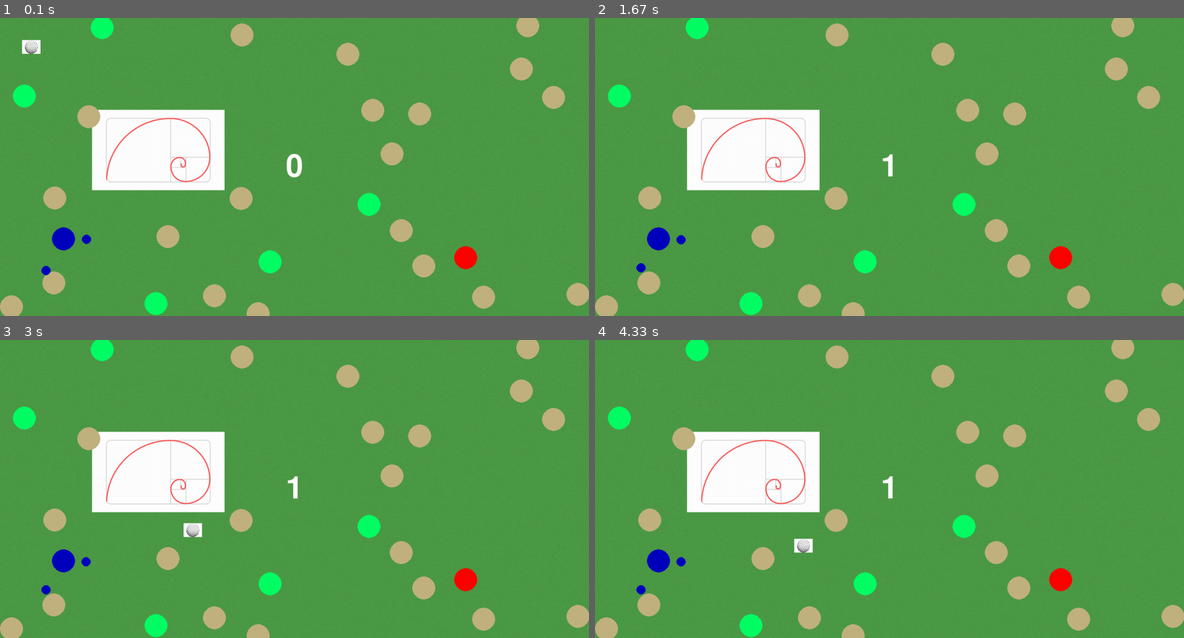
Above: before the commit, frames 1-4 (two rows, left to right).
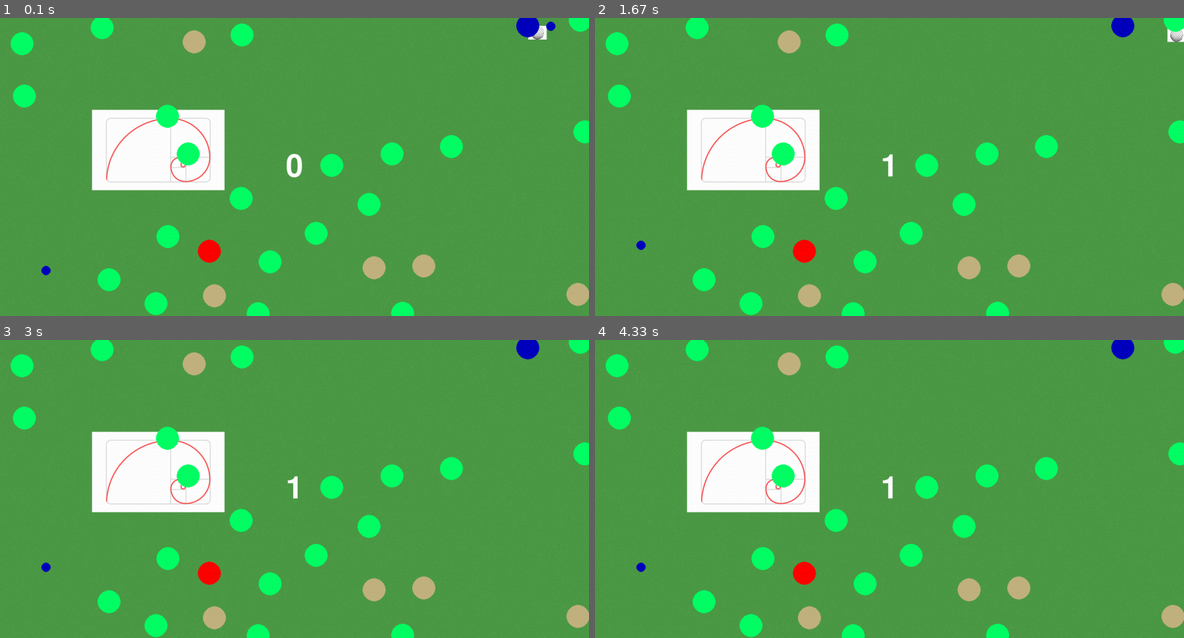
Above: after the commit, the same moments.

Repository: bluesun-pixel/projet-pygame
Game: pygame game, started from main.py
The game is run twice, just before and just after one commit, with the same random seed, the same clock (stepped at 60 frames per second) and the same inputs.
Inputs:
- Up to frame 1 (0.1 s): no input
- Up to frame 2 (1.67 s): tap Space at 0.33, 0.73, 1.03, 1.23 s
- Up to frame 3 (3 s): no input
- Up to frame 4 (4.33 s): no input

The runs differ from the first frame. In frame 1, 7.5% of the frame differs, in the area x 0-100%, y 0-100%; in frame 2, 7.5%; in frame 3, 7.6%; in frame 4, 7.6%.

Commit message:
fin de la boucle de jeu et lien avec mouvement balle

Diff:
--- a/main.py
+++ b/main.py
@@ -144,7 +144,7 @@
         self.balle_y = balle_y
         self.direction = [1, 1]
         self.frottement = 0.9888
-        self.vitesse = 5
+        self.vitesse = 0
 
     def deplacer_balle(self):
         if self.vitesse >= 0.1:
@@ -161,10 +161,11 @@
 NOMBRE_DE_POINTS = 70
 PHI = 1.618
 RAYON = 350
-NOMBRE_ARBRES = 5
-NOMBRE_BUNKERS = 20
+NOMBRE_ARBRES = 20
+NOMBRE_BUNKERS = 5
 DISTANCE_MINIMUM_TEE_DRAPEAU = 800
 VITESSE_ANGULAIRE = .002
+FORCE_MINIMUM = 1
 
 #définition des variables et instances de classe
 
@@ -235,7 +236,8 @@
 
 liste_arbres, liste_bunkers, drapeau_position, tee_position = generation_du_terrain(points)
 continuer = True
-# </editor-fold>
+balle_golf.balle_x = tee_position[0]
+balle_golf.balle_y = tee_position[1]
 pygame.draw.circle(fenetre, (100, 100, 100), (int(balle_golf.balle_x), int(balle_golf.balle_y)), 15)
 balle_sprite = ajouter_sprite("Images/balle.png", balle_golf.balle_x, balle_golf.balle_y)
 balle_sprite.image = pygame.transform.scale(balle_sprite.image, [40, 30])
@@ -247,9 +249,14 @@
     print("Collision detecté")
     if hit_list[0].image == "Images/img.png":
         print("c'est un arbre")
+# </editor-fold>
 
 # <editor-fold desc="Boucle de jeu">
 while continuer:
+    if game_state == 2 and balle_golf.vitesse ==0:
+        direction_aléatoire = [0,0]
+        force_aléatoire = 0
+        game_state = 0
     fenetre.fill((0,0,0))
     liste_sprite.draw(fenetre)
 
@@ -272,26 +279,26 @@
             else:
                 alpha = 0
 
-            visee_x = tee_position[0] + math.cos(alpha) * 50
-            visee_y = tee_position[1] + math.sin(alpha) * 50
-
-            direction_aléatoire = [visee_x/50, visee_y/50]
+            visee_x =  math.cos(alpha)
+            visee_y =  math.sin(alpha)
+
+            direction_aléatoire = [visee_x, visee_y]
         case 1:
             force_y=0
             if alpha <360:
-                force_y = math.sin(alpha) * hauteur_force
+                force_y = math.sin(alpha)
                 alpha += VITESSE_ANGULAIRE
             else:
                 alpha = 0
             force_aléatoire = (force_y + 1)/2
-
-    pygame.draw.circle(fenetre, (0, 0, 190), (direction_aléatoire[0]*50, direction_aléatoire[1]*50), 10)
-    pygame.draw.circle(fenetre, (0, 0, 190),(fenetre.get_rect().bottomleft[0] + 100, fenetre.get_rect().bottomleft[1] - force_aléatoire*2+1 - 100), 10)
+            print(f"force aléatoire : {force_aléatoire}")
+
+    pygame.draw.circle(fenetre, (0, 0, 190), (balle_golf.balle_x +direction_aléatoire[0]*50, balle_golf.balle_y +direction_aléatoire[1]*50), 10)
+    pygame.draw.circle(fenetre, (0, 0, 190),(fenetre.get_rect().bottomleft[0] + 100, fenetre.get_rect().bottomleft[1] - hauteur_force*force_aléatoire*2+1 - 100), 10)
     police = pygame.font.Font(None, 100)
     compteur.image = police.render(f"{nombre_de_tirs}", 1, (255,255,255))
 
     pygame.display.flip()
-
     for event in pygame.event.get():
         if event.type == QUIT:
             continuer = False
@@ -299,6 +306,9 @@
             if event.key == K_SPACE:
                 if game_state <3:
                     if game_state == 1:
+                        balle_golf.direction = direction_aléatoire
+                        balle_golf.vitesse = FORCE_MINIMUM + force_aléatoire*2.7
+                        print(f"vitesse: {balle_golf.vitesse}")
                         nombre_de_tirs +=1
 
                     game_state +=1
